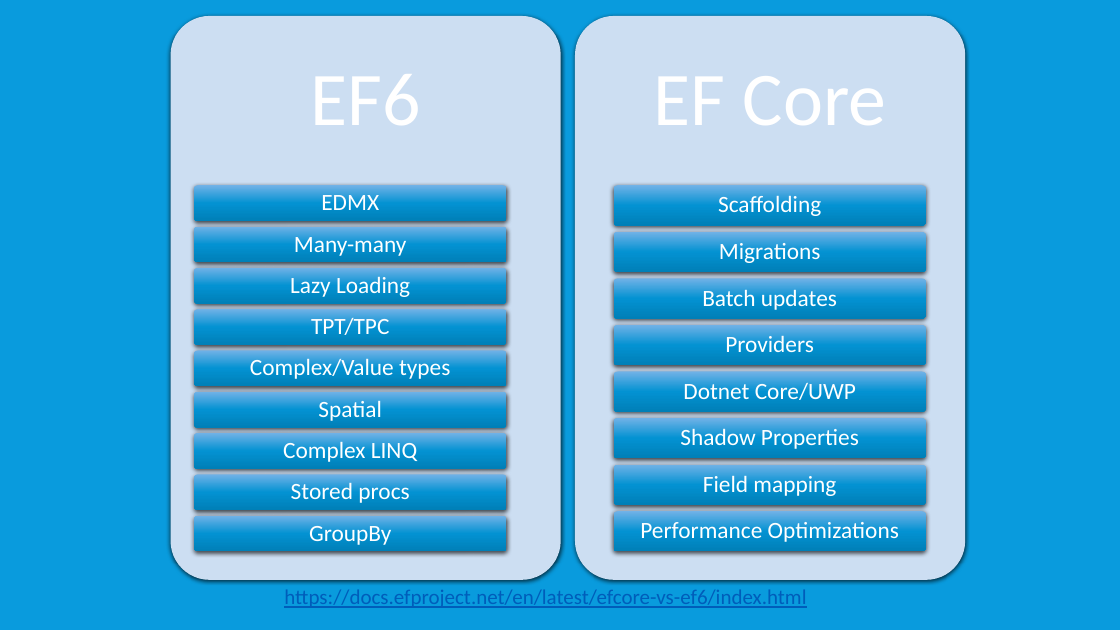
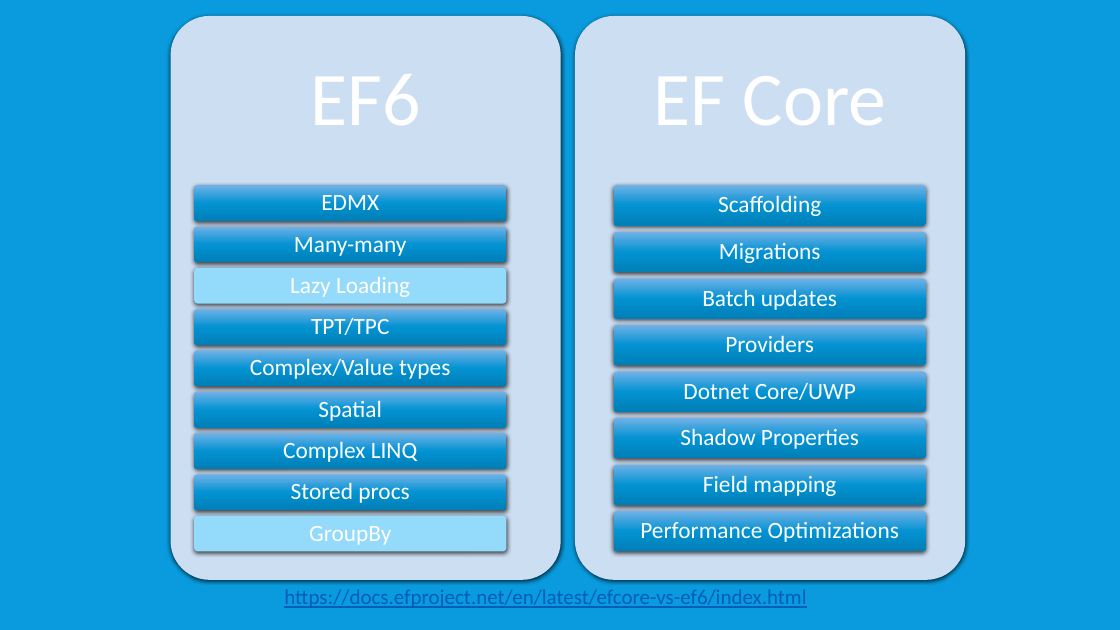
Before and after one commit to jwooley/EfCore, a slide deck: slide 22 of EfCoreGettingStarted.pptx (slide 21 before the commit). Drawn at 1120x630 pixels with LibreOffice and Linux fonts; fonts in the diff are those of the drawing. Boxes give left, top, right and bottom in pixels: in the first picture for what was removed or moved away, otherwise in the second. Text is boxed around its words. In the diff, an @@ line names an element or a change of style, - is before the commit and + after.

Commit message:
ppt

```diff
--- a/EfCoreGettingStarted.pptx
+++ b/EfCoreGettingStarted.pptx
@@ rounded rectangle at (194,268,507,304): fill gradient #72B3E8 to #0392D3 to #007FB8 to #93DAFB @@
@@ rounded rectangle at (194,516,507,552): fill gradient #72B3E8 to #0392D3 to #007FB8 to #93DAFB @@
```
Also in this commit, not shown: 1 slide added.
